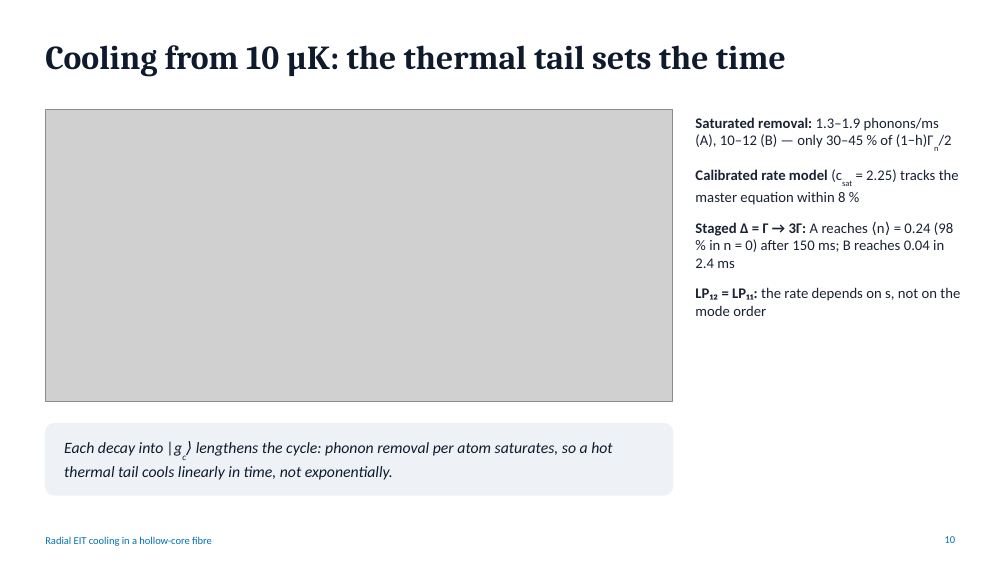
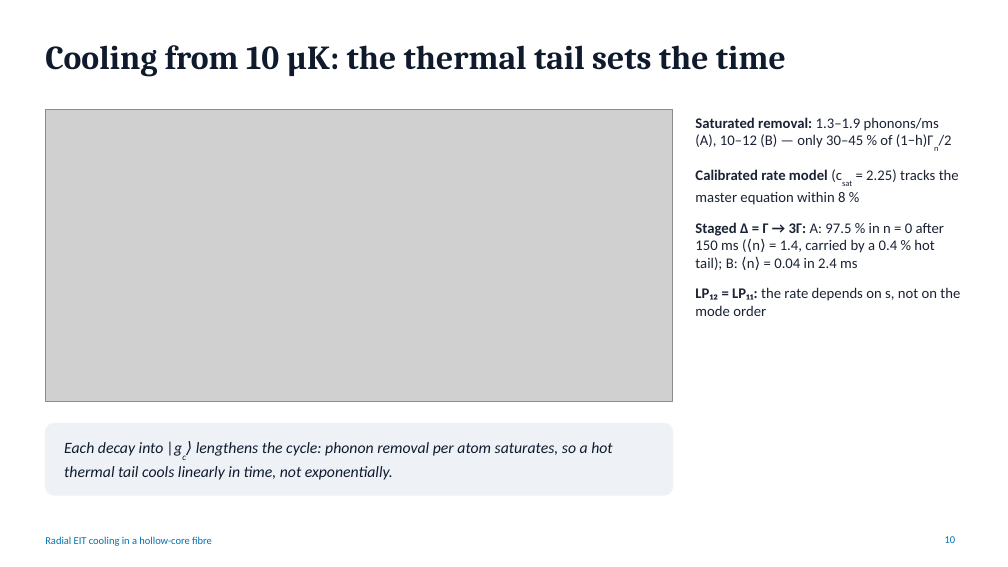
Before and after one commit to Leonardo-Razzai/hcf-eit-cooling, a slide deck: slide 10 of presentation/radial_eit_cooling_talk.pptx. Drawn at 1008x567 pixels with LibreOffice and Linux fonts; fonts in the diff are those of the drawing; grey boxes stand for pictures. Boxes give left, top, right and bottom in pixels: in the first picture for what was removed or moved away, otherwise in the second. Text is boxed around its words. In the diff, an @@ line names an element or a change of style, - is before the commit and + after.

```diff
--- a/presentation/radial_eit_cooling_talk.pptx
+++ b/presentation/radial_eit_cooling_talk.pptx
@@ text at [695,222,944,270]: text changed @@
-• Staged Δ = Γ → 3Γ: A reaches ⟨n⟩ = 0.24 (98 % in n = 0) after 150 ms; B reaches 0.04 in 2.4 ms
+• Staged Δ = Γ → 3Γ: A: 97.5 % in n = 0 after 150 ms (⟨n⟩ = 1.4, carried by a 0.4 % hot tail); B: ⟨n⟩ = 0.04 in 2.4 ms
```
Also in this commit, not shown: 1 other slide changed, 1 slide added, 5 other files.
